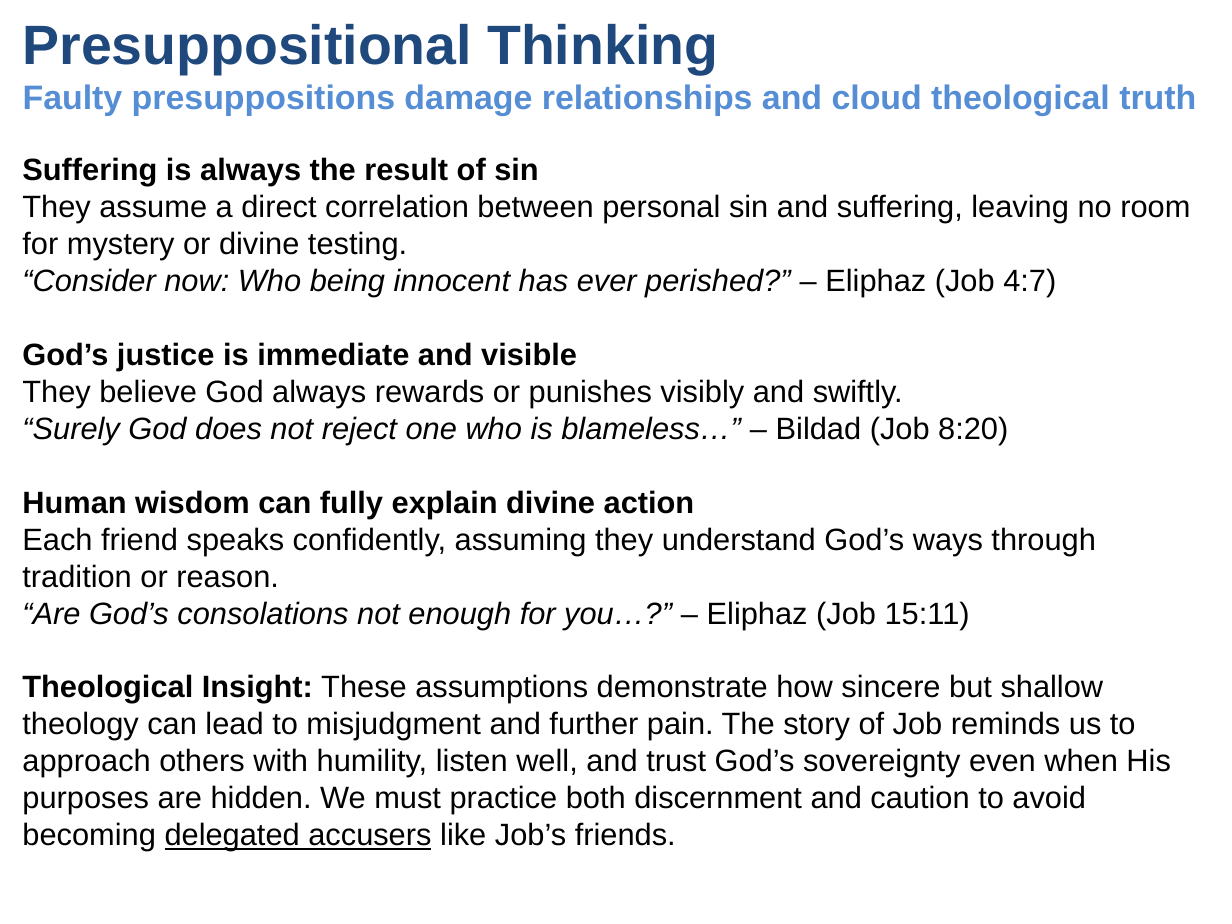
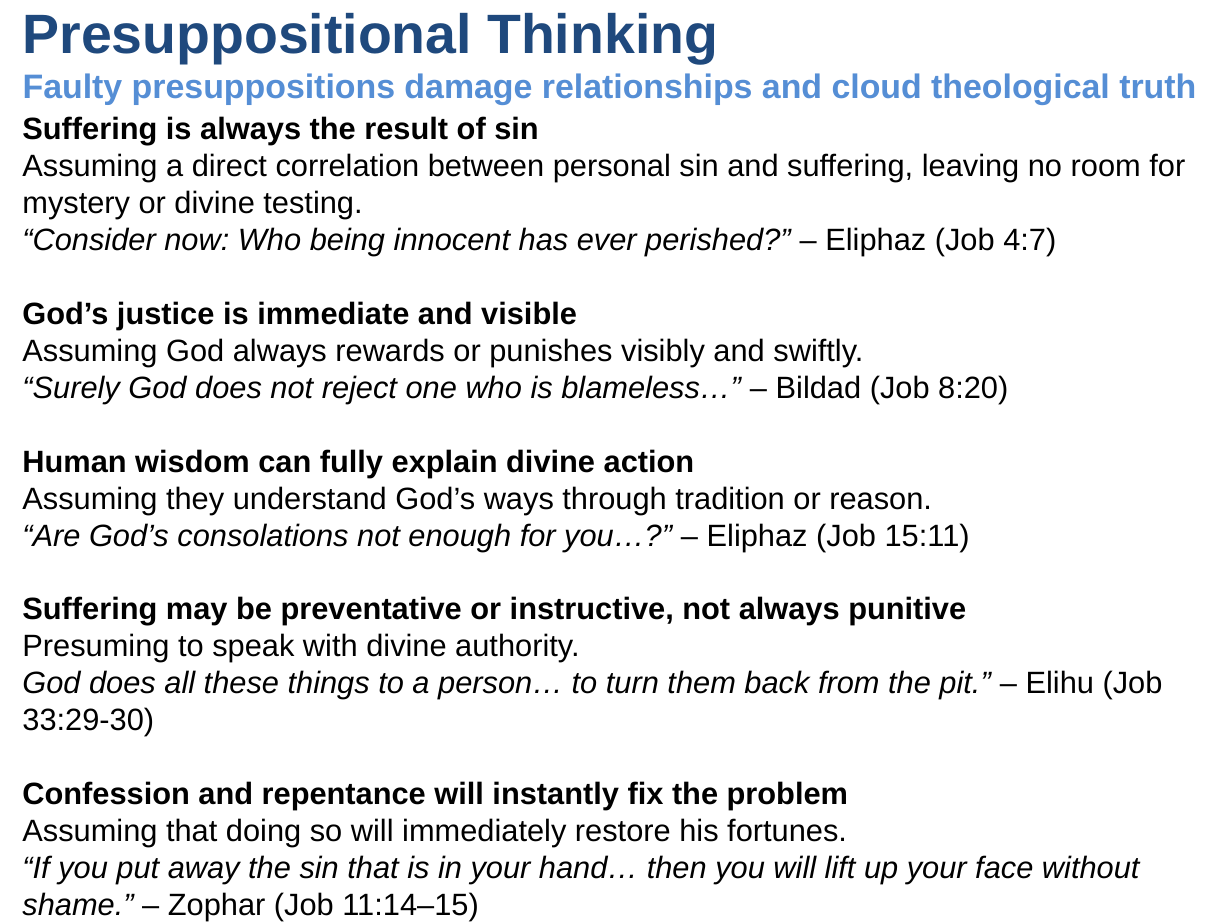
Before and after one commit to UsefulEngines/EvangelismPublic, a slide deck: slide 7 of 2025-Q3/Unity1/2025-07-06-Unity.pptx. Drawn at 1232x924 pixels with LibreOffice and Linux fonts; fonts in the diff are those of the drawing. Boxes give left, top, right and bottom in pixels: in the first picture for what was removed or moved away, otherwise in the second. Text is boxed around its words. In the diff, an @@ line names an element or a change of style, - is before the commit and + after.

```diff
--- a/2025-Q3/Unity1/2025-07-06-Unity.pptx
+++ b/2025-Q3/Unity1/2025-07-06-Unity.pptx
@@ title "Presuppositional Thinking Faulty presuppositions damage ..." moved from (x1=23, y1=24, x2=1196, y2=116) to (x1=23, y1=13, x2=1196, y2=105) @@
@@ text "Suffering is always the result ..." moved from (x1=22, y1=157, x2=1190, y2=851) to (x1=22, y1=116, x2=1185, y2=921) @@
@@ text at (x1=22, y1=116, x2=1185, y2=219): text changed @@
-Suffering is always the result of sin
-They assume a direct correlation between personal sin and suffering, leaving no room for mystery or divine testing.
+Suffering is always the result of sin
+Assuming a direct correlation between personal sin and suffering, leaving no room for mystery or divine testing.
@@ text at (x1=22, y1=301, x2=863, y2=366): text changed @@
-God’s justice is immediate and visible
-They believe God always rewards or punishes visibly and swiftly.
+God’s justice is immediate and visible
+Assuming God always rewards or punishes visibly and swiftly.
@@ text at (x1=22, y1=449, x2=932, y2=514): text changed @@
-Human wisdom can fully explain divine action
-Each friend speaks confidently, assuming they understand God’s ways through tradition or reason.
+Human wisdom can fully explain divine action
+Assuming they understand God’s ways through tradition or reason.
@@ text at (x1=22, y1=596, x2=1163, y2=921): text changed @@
-Theological Insight: These assumptions demonstrate how sincere but shallow theology can lead to misjudgment and further pain. The story of Job reminds us to approach others with humility, listen well, and trust God’s sovereignty even when His purposes are hidden. We must practice both discernment and caution to avoid becoming delegated accusers like Job’s friends.
+Suffering may be preventative or instructive, not always punitive
+Presuming to speak with divine authority.
+God does all these things to a person… to turn them back from the pit.” – Elihu (Job 33:29-30)
+Confession and repentance will instantly fix the problem
+Assuming that doing so will immediately restore his fortunes.
+“If you put away the sin that is in your hand… then you will lift up your face without shame.” – Zophar (Job 11:14–15)
```
Also in this commit, not shown: 1 slide added, 1 other file.
